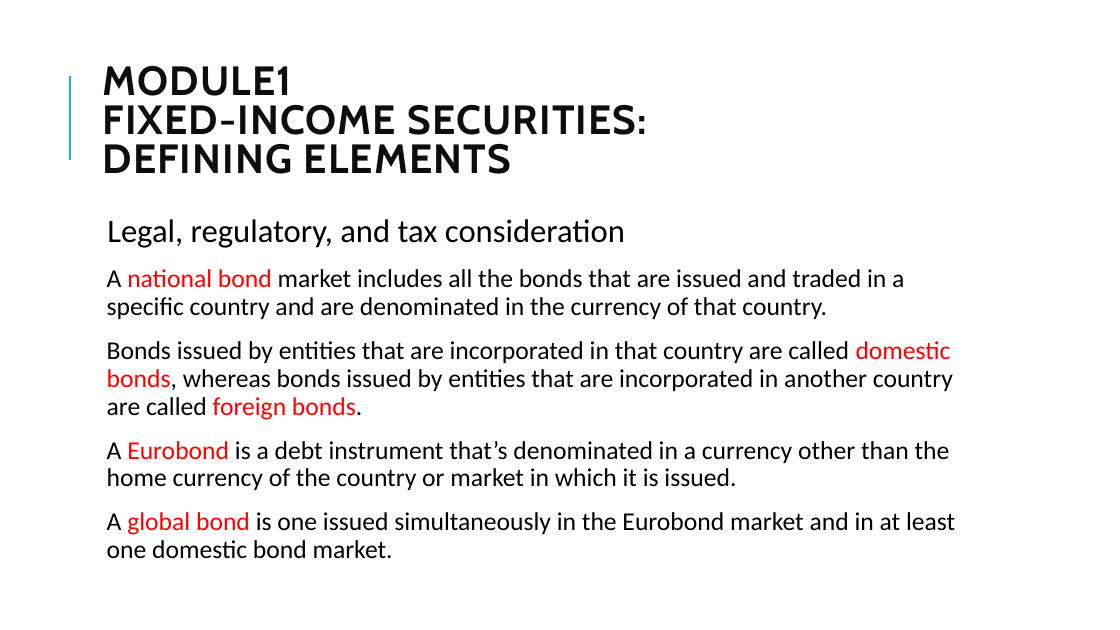
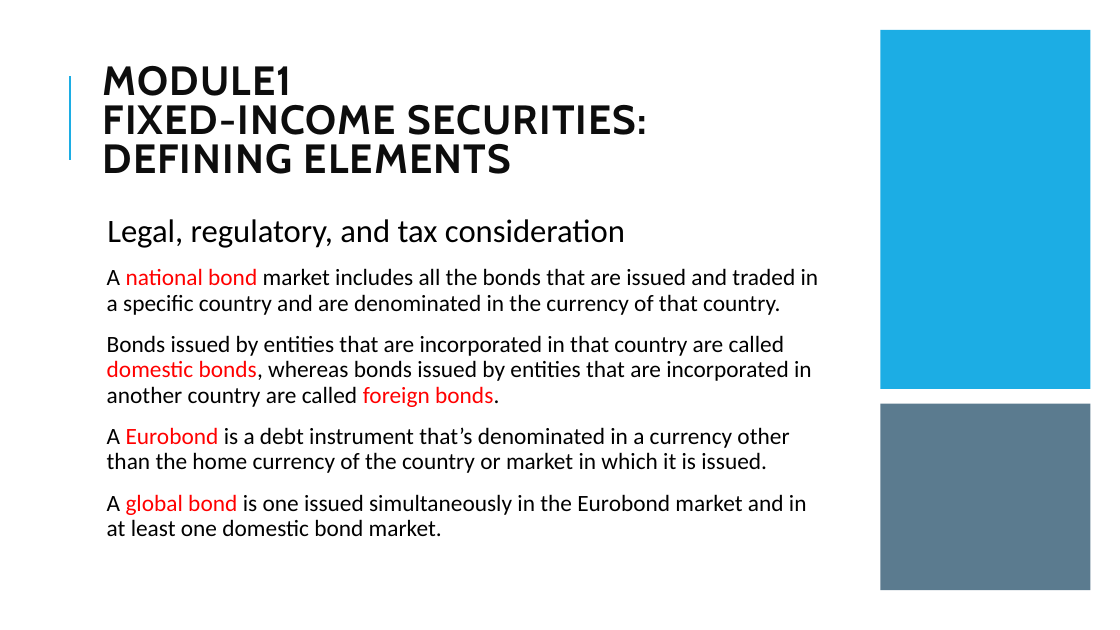
Before and after one commit to Isco0530/data, a slide deck: slide 22 of Fixed Income.pptx. Drawn at 1120x630 pixels with LibreOffice and Linux fonts; fonts in the diff are those of the drawing. Boxes give left, top, right and bottom in pixels: in the first picture for what was removed or moved away, otherwise in the second. Text is boxed around its words. In the diff, an @@ line names an element or a change of style, - is before the commit and + after.

```diff
--- a/Fixed Income.pptx
+++ b/Fixed Income.pptx
@@ rectangle added at (881,30,1091,389), fill #1CADE4 @@
@@ text at (107,268,819,536): size 22 to 20 pt @@
@@ rectangle added at (881,404,1091,591), fill #335B74 at 80% opacity @@
```
Also in this commit, not shown: 3 other slides changed.
